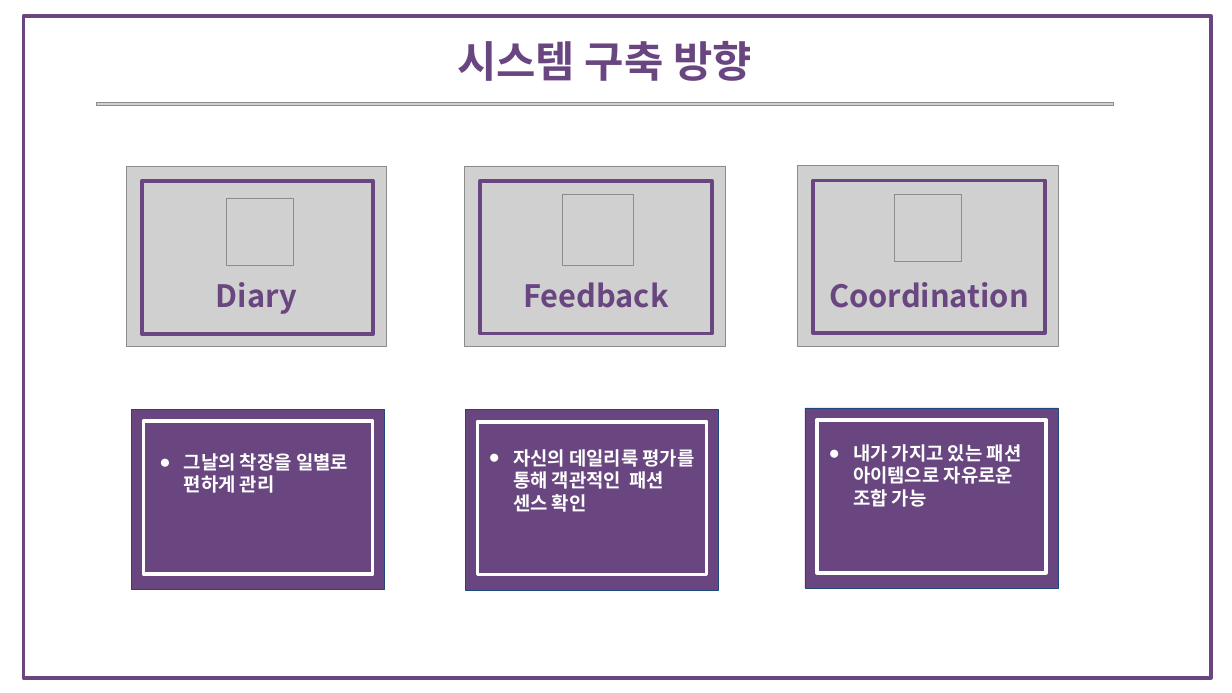
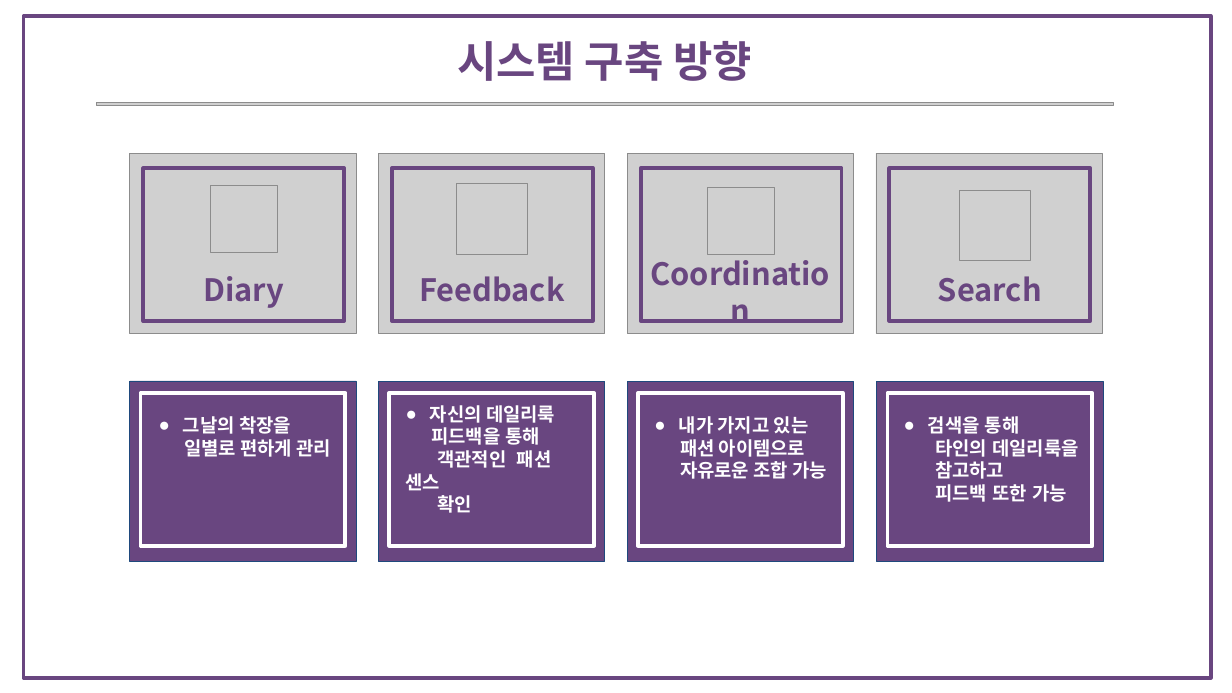
Before and after one commit to bitnarii/YMPM, a slide deck: slide 6 of 기획서/5조 Fit-back.pptx. Drawn at 1232x693 pixels with LibreOffice and Linux fonts; fonts in the diff are those of the drawing; grey boxes stand for pictures. Boxes give left, top, right and bottom in pixels: in the first picture for what was removed or moved away, otherwise in the second. Text is boxed around its words. In the diff, an @@ line names an element or a change of style, - is before the commit and + after.

Commit message:
기획서 - 검색 추가

```diff
--- a/기획서/5조 Fit-back.pptx
+++ b/기획서/5조 Fit-back.pptx
@@ picture: place and size @@
-picture at (126,166,387,347)
+picture at (130,153,356,334)
@@ rectangle: place and size @@
-rectangle at (142,181,373,334)
+rectangle at (144,168,344,321)
@@ picture: place and size @@
-picture at (464,166,725,346)
+picture at (378,153,604,334)
@@ rectangle: place and size @@
-rectangle at (480,181,712,334)
+rectangle at (392,168,593,321)
@@ picture added at (627,153,853,334) @@
@@ rectangle added at (641,168,841,321), outline #694680 4.5 pt @@
@@ picture: place and size @@
-picture at (798,166,1058,346)
+picture at (876,153,1102,334)
@@ rectangle: place and size @@
-rectangle at (813,180,1045,333)
+rectangle at (890,168,1090,321)
@@ picture: place and size @@
-picture at (226,199,293,266)
+picture at (210,185,277,253)
@@ picture: place and size @@
-picture at (562,194,633,265)
+picture at (456,183,527,254)
@@ picture: place and size @@
-picture at (894,194,961,261)
+picture at (707,188,774,255)
@@ picture added at (960,190,1031,261) @@
@@ text "Diary": place and size @@
-text "Diary" at (216,282,297,314)
+text "Diary" at (203,276,284,308)
@@ text "Feedback": place and size @@
-text "Feedback" at (523,282,668,308)
+text "Feedback" at (419,276,564,302)
@@ text "Coordination" rewrapped from (829,282,1029,308) to (634,270,846,314) @@
@@ text added at (938,276,1042,302), 36 pt, text #694680, bold @@
+Search
@@ rectangle: place and size @@
-rectangle at (131,409,384,589)
+rectangle at (130,381,356,561)
@@ rectangle: place and size @@
-rectangle at (466,410,719,590)
+rectangle at (378,381,604,561)
@@ rectangle added at (627,381,853,561), fill #694680, outline #1F497D 0.75 pt @@
@@ rectangle: place and size @@
-rectangle at (805,408,1058,588)
+rectangle at (877,381,1103,561)
@@ rectangle: place and size @@
-rectangle at (144,421,373,574)
+rectangle at (140,393,346,546)
@@ text at (183,416,331,457): text changed @@
-● 그날의 착장을 일별로 편하게 관리
+● 그날의 착장을
+일별로 편하게 관리
@@ rectangle: place and size @@
-rectangle at (477,422,707,575)
+rectangle at (389,393,594,546)
@@ text at (406,405,555,513): text changed @@
-● 자신의 데일리룩 평가를 통해 객관적인 패션 센스 확인
+● 자신의 데일리룩
+피드백을 통해
+객관적인 패션 센스
+확인
@@ rectangle added at (638,393,843,546), outline #FFFFFF 4.5 pt @@
@@ text at (679,416,827,479): text changed @@
-● 내가 가지고 있는 패션 아이템으로 자유로운 조합 가능
+● 내가 가지고 있는
+패션 아이템으로
+자유로운 조합 가능
@@ rectangle: place and size @@
-rectangle at (817,420,1046,573)
+rectangle at (888,393,1093,546)
@@ text added at (928,416,1078,502), 22 pt, text #FFFFFF, bold @@
+● 검색을 통해
+타인의 데일리룩을
+참고하고
+피드백 또한 가능
```
Also in this commit, not shown: 1 slide added.
